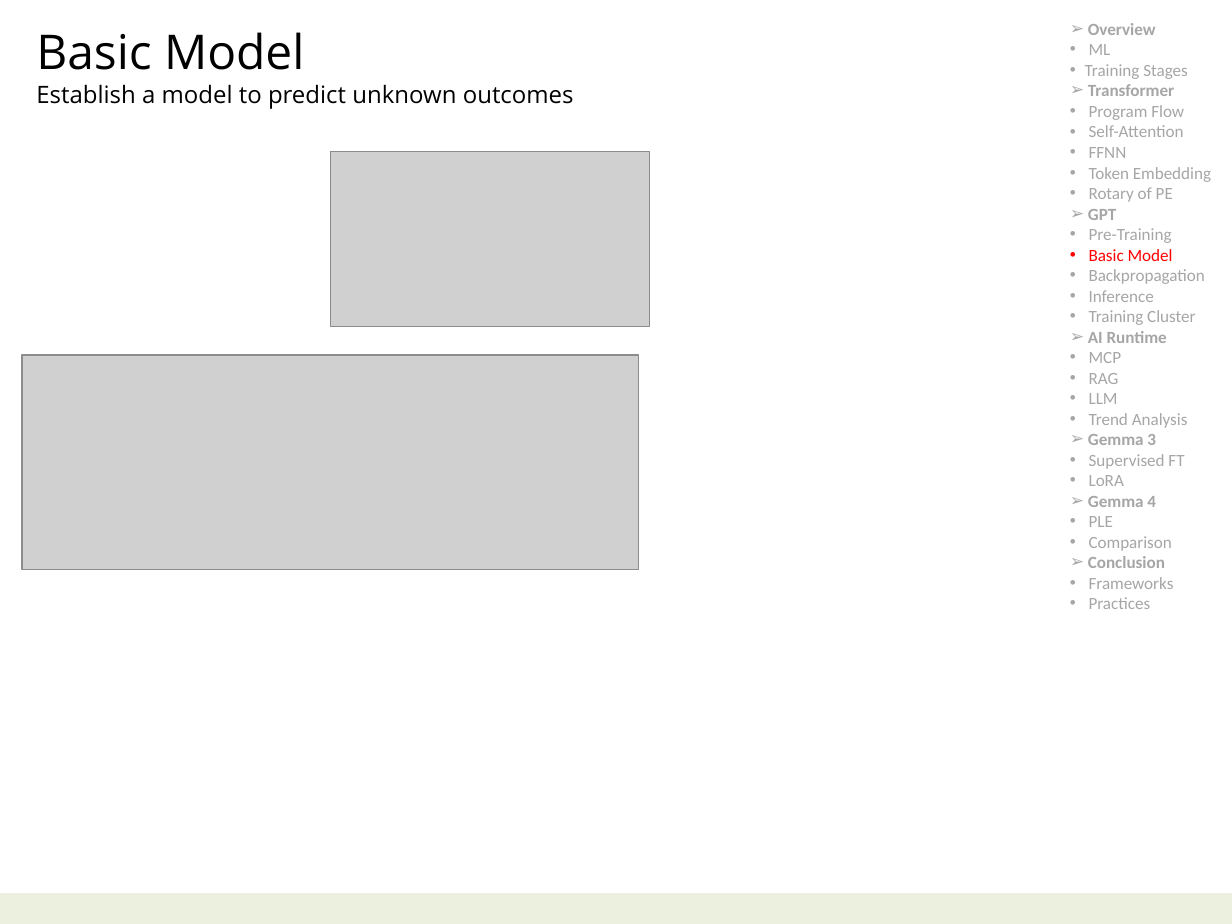
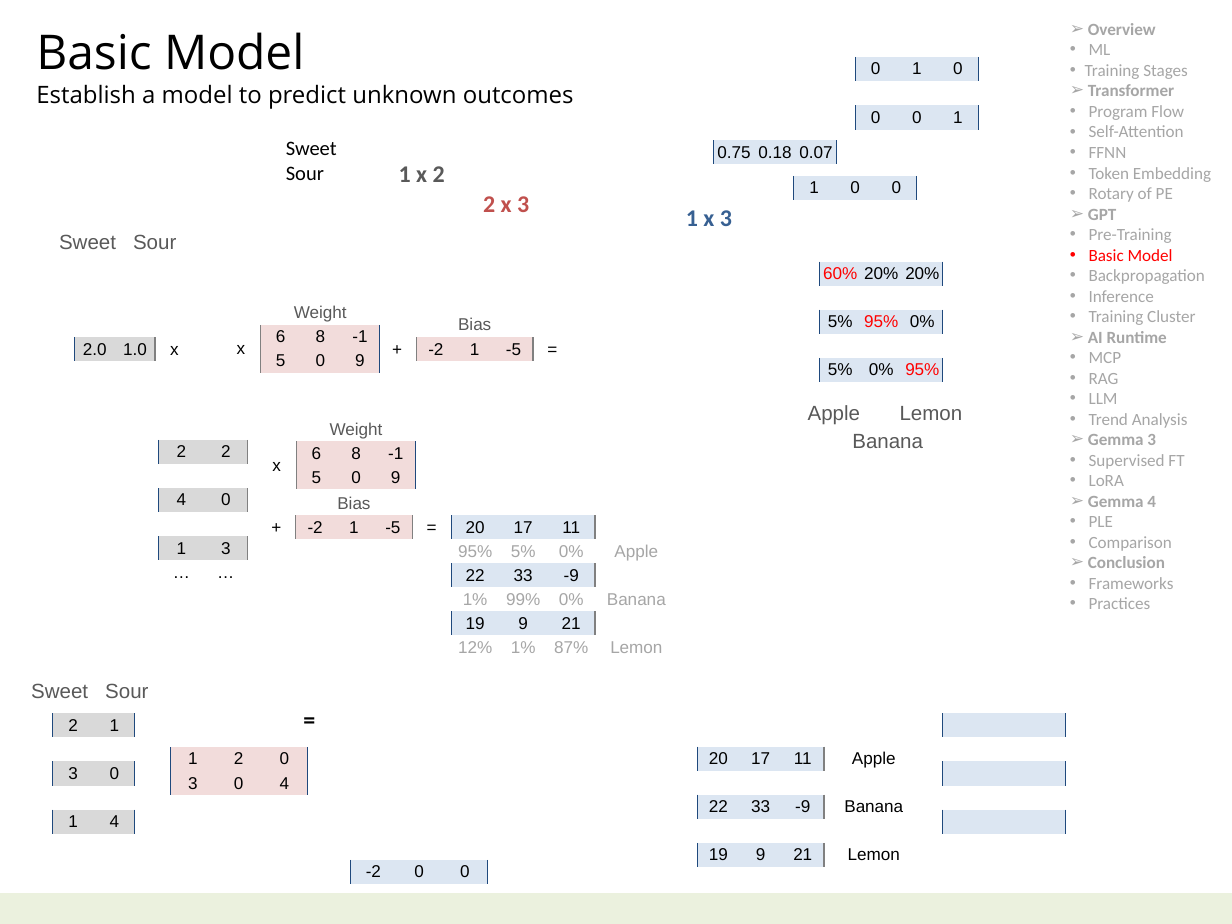
Before and after one commit to navibator/crazy-ai, a slide deck: slide 15 of ai.pptx. Drawn at 1232x924 pixels with LibreOffice and Linux fonts; fonts in the diff are those of the drawing; grey boxes stand for pictures. Boxes give left, top, right and bottom in pixels: in the first picture for what was removed or moved away, otherwise in the second. Text is boxed around its words. In the diff, an @@ line names an element or a change of style, - is before the commit and + after.

```diff
--- a/ai.pptx
+++ b/ai.pptx
@@ table added at (x1=855, y1=57, x2=977, y2=81), 1 rows, 3 columns @@
+0 | 1 | 0
@@ table added at (x1=855, y1=106, x2=977, y2=131), 1 rows, 3 columns @@
+0 | 0 | 1
@@ text added at (x1=286, y1=141, x2=337, y2=180), 12 pt, text #000000 @@
+Sweet
+Sour
@@ table added at (x1=713, y1=140, x2=835, y2=165), 1 rows, 3 columns @@
+0.75 | 0.18 | 0.07
@@ picture removed at (x1=330, y1=152, x2=649, y2=326) @@
@@ text added at (x1=399, y1=166, x2=445, y2=182), 14 pt, text #595959, bold @@
+1 x 2
@@ table added at (x1=793, y1=176, x2=915, y2=201), 1 rows, 3 columns @@
+1 | 0 | 0
@@ text added at (x1=483, y1=196, x2=529, y2=212), 14 pt, text #C0504D, bold @@
+2 x 3
@@ text added at (x1=59, y1=234, x2=116, y2=249), 12 pt, text #595959 @@
+Sweet
@@ text added at (x1=133, y1=234, x2=176, y2=249), 12 pt, text #595959 @@
+Sour
@@ text added at (x1=686, y1=210, x2=732, y2=226), 14 pt, text #376092, bold @@
+1 x 3
@@ table added at (x1=819, y1=261, x2=941, y2=382), 5 rows, 3 columns @@
+60% | 20% | 20%
+ |  | 
+5% | 95% | 0%
+ |  | 
+5% | 0% | 95%
@@ table added at (x1=221, y1=301, x2=378, y2=509), 3 rows, 4 columns @@
+ | Weight |  | 
+x | 6 | 8 | -1
+ | 5 | 0 | 9
@@ table added at (x1=377, y1=313, x2=574, y2=361), 2 rows, 5 columns @@
+Bias |  |  |  | 
++ | -2 | 1 | -5 | =
@@ picture removed at (x1=22, y1=355, x2=639, y2=569) @@
@@ table added at (x1=75, y1=338, x2=195, y2=362), 1 rows, 3 columns @@
+2.0 | 1.0 | x
@@ table added at (x1=256, y1=418, x2=414, y2=490), 3 rows, 4 columns @@
+ | Weight |  | 
+x | 6 | 8 | -1
+ | 5 | 0 | 9
@@ text added at (x1=808, y1=405, x2=860, y2=425), 12 pt, text #595959 @@
+Apple
@@ text added at (x1=900, y1=406, x2=963, y2=420), 12 pt, text #595959 @@
+Lemon
@@ table added at (x1=159, y1=440, x2=296, y2=584), 6 rows, 3 columns @@
+2 | 2 | 
+ |  | 
+4 | 0 | 
+ |  | 
+1 | 3 | 
+… | … | 
@@ text added at (x1=852, y1=434, x2=923, y2=448), 12 pt, text #595959 @@
+Banana
@@ table added at (x1=256, y1=492, x2=453, y2=540), 2 rows, 5 columns @@
+Bias |  |  |  | 
++ | -2 | 1 | -5 | =
@@ table added at (x1=451, y1=515, x2=678, y2=659), 6 rows, 4 columns @@
+20 | 17 | 11 | 
+95% | 5% | 0% | Apple
+22 | 33 | -9 | 
+1% | 99% | 0% | Banana
+19 | 9 | 21 | 
+12% | 1% | 87% | Lemon
@@ text added at (x1=31, y1=683, x2=88, y2=698), 12 pt, text #595959 @@
+Sweet
@@ text added at (x1=105, y1=683, x2=148, y2=698), 12 pt, text #595959 @@
+Sour
@@ table added at (x1=53, y1=713, x2=134, y2=834), 5 rows, 2 columns @@
+2 | 1
+ | 
+3 | 0
+ | 
+1 | 4
@@ text added at (x1=294, y1=701, x2=324, y2=737), 14 pt, text #000000, bold @@
+=
@@ table added at (x1=942, y1=713, x2=1064, y2=834), 5 rows, 3 columns @@
+ |  | 
+ |  | 
+ |  | 
+ |  | 
+ |  | 
@@ table added at (x1=170, y1=747, x2=307, y2=795), 2 rows, 3 columns @@
+1 | 2 | 0
+3 | 0 | 4
@@ table added at (x1=697, y1=747, x2=923, y2=867), 5 rows, 4 columns @@
+20 | 17 | 11 | Apple
+ |  |  | 
+22 | 33 | -9 | Banana
+ |  |  | 
+19 | 9 | 21 | Lemon
@@ table added at (x1=350, y1=860, x2=487, y2=885), 1 rows, 3 columns @@
+-2 | 0 | 0
```
Also in this commit, not shown: 4 other slides changed, 1 slide added, 1 other file.
